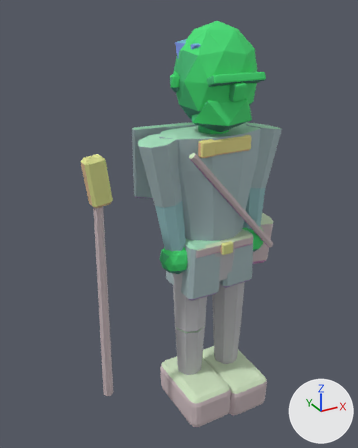
The glTF model assets/exports/npc/npc_scout_down_r_v01.glb as it was, and as the next commit left it.
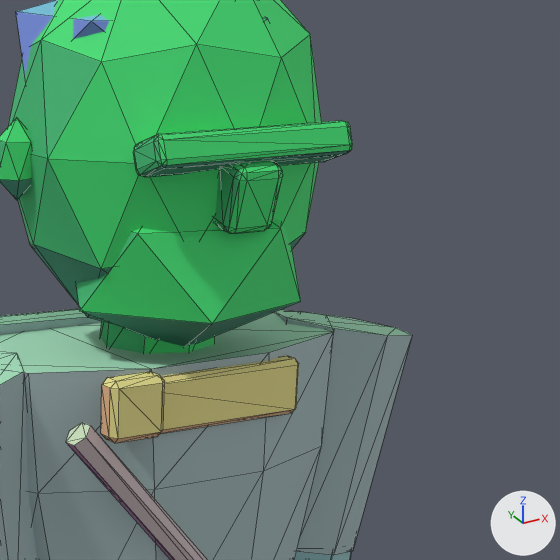
There are two pictures of each version: one whole from a camera (50 mm lens) standing at (-1.27, -1.971, 2.121) and looking at (-0.164, 0.04, 1.115), one close up on the part from 48% to 90% of the width and 9% to 42% of the height. Lighting does not change. The marker at lower right points along +X, +Y and +Z. The first two pictures are the older version. The close-ups show mesh edges as thin lines. Vertices at exactly the same position are counted once.

The older version as bpy lines, for what is in view:
```python
me_geo_npc_scout_down_r_v01 = bpy.data.meshes.new('GEO_npc_scout_down_r_v01')
me_geo_npc_scout_down_r_v01.from_pydata(...)  # 930 vertices, 1728 faces; spans x -0.66..0.44, y -0.28..0.22, z 0.0..2.06
me_geo_npc_scout_down_r_v01.materials.append(mat_mat_npc_indexed)
ob_geo_npc_scout_down_r_v01 = bpy.data.objects.new('GEO_npc_scout_down_r_v01', me_geo_npc_scout_down_r_v01)
ob_geo_npc_scout_down_r_v01.location = (0.0, 0.0, 0.0)
```
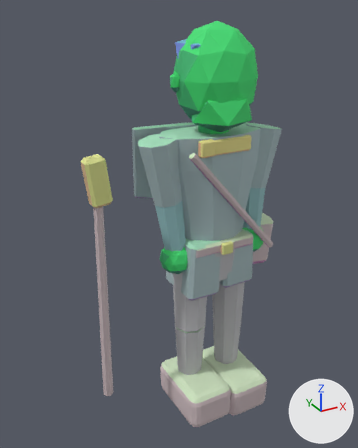
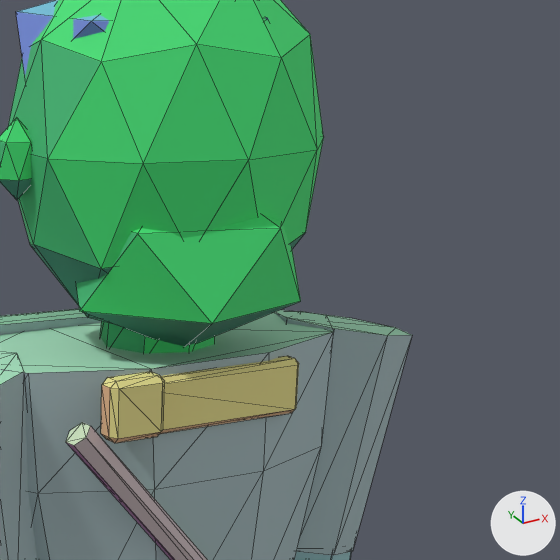
Where the change shows, as pixel boxes (x1, y1, x2, y2) in the close-ups (560 x 560 px):
part 1 of me_geo_npc_scout_down_r_v01, deleted (green)
    before: (215, 161, 283, 234)
part 2 of me_geo_npc_scout_down_r_v01, deleted (green)
    before: (134, 120, 353, 177)

The change, as a diff of the scene's bpy script:
```diff
--- a/assets/exports/npc/npc_scout_down_r_v01.glb.py
+++ b/assets/exports/npc/npc_scout_down_r_v01.glb.py
@@ me_geo_npc_scout_down_r_v01 @@
 # used by ob_geo_npc_scout_down_r_v01; location = (0.0, 0.0, 0.0)
-me_geo_npc_scout_down_r_v01.from_pydata(...)  # 930 vertices, 1728 faces; spans x -0.66..0.44, y -0.28..0.22, z 0.0..2.06
+me_geo_npc_scout_down_r_v01.from_pydata(...)  # 818 vertices, 1512 faces; spans x -0.66..0.44, y -0.28..0.22, z 0.0..2.06
+# me_geo_npc_scout_down_r_v01 part 1: the loose piece of 56 vertices spanning x -0.03..0.03, y -0.21..-0.15, z 1.74..1.83 is deleted
+# me_geo_npc_scout_down_r_v01 part 2: the loose piece of 56 vertices spanning x -0.13..0.13, y -0.21..-0.14, z 1.81..1.86 is deleted
 me_geo_npc_scout_down_r_v01.materials.append(mat_mat_npc_indexed)
```
